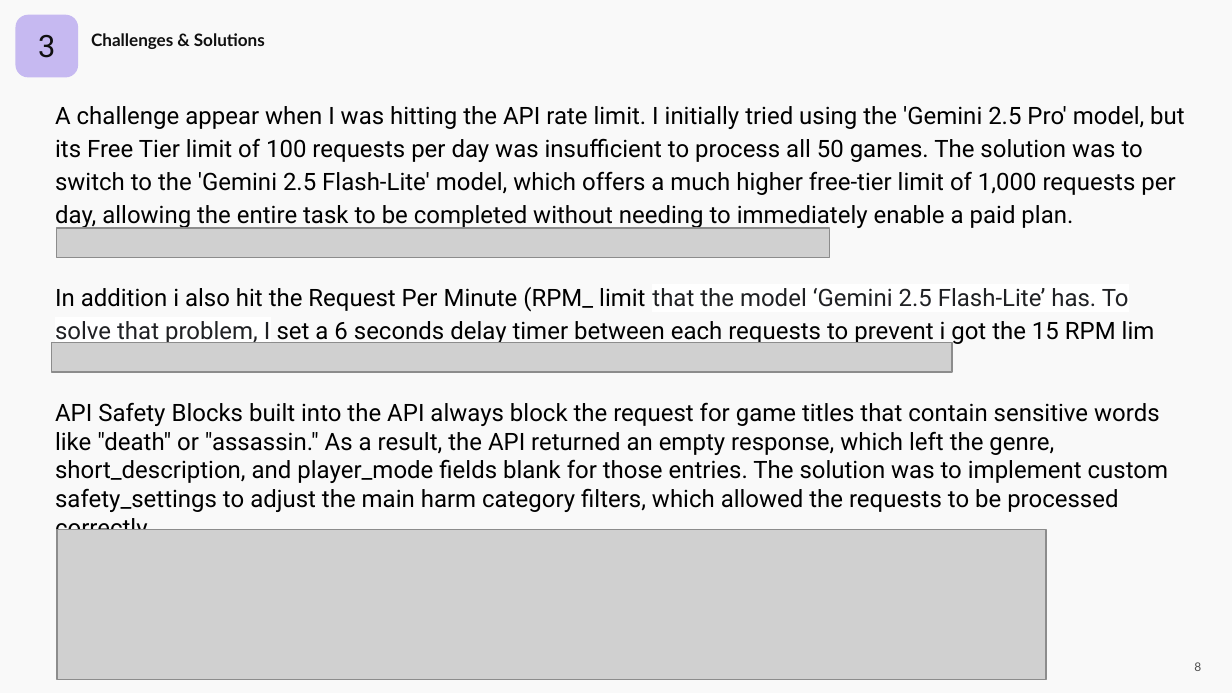
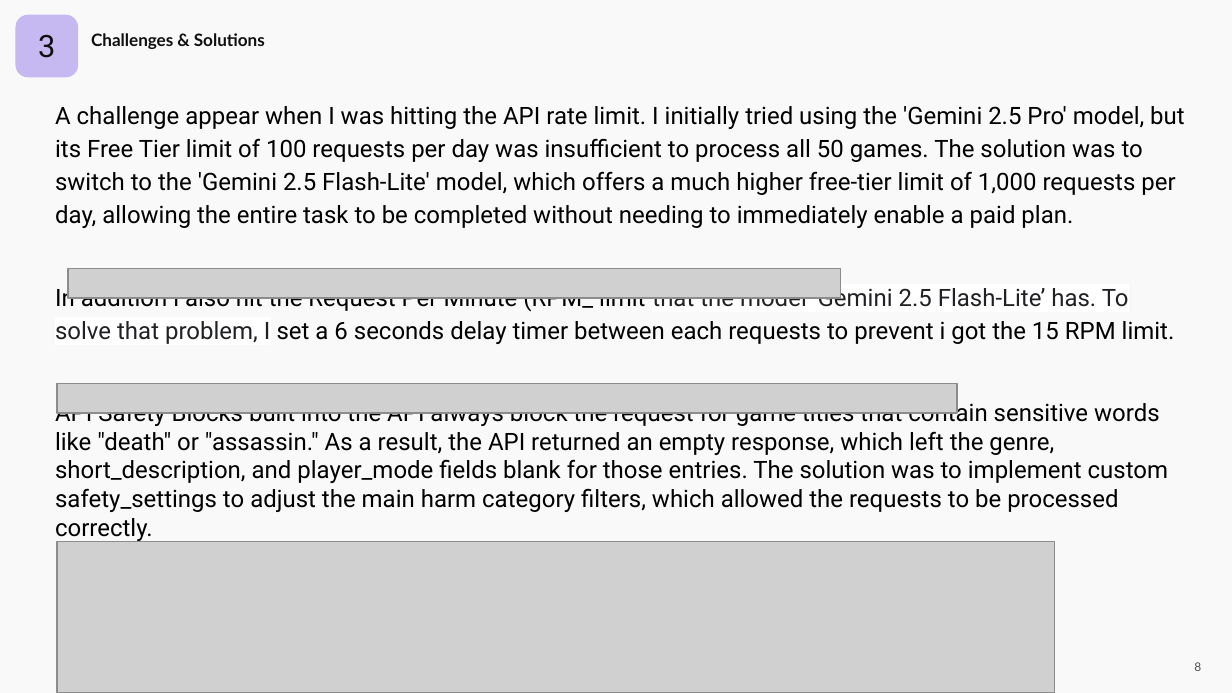
Before and after one commit to ImamSyabana/Eklipse-AI-Data-Optimization-Test, a slide deck: slide 8 of Google Slides Answer - Imam Sya'bana.pptx. Drawn at 1232x693 pixels with LibreOffice and Linux fonts; fonts in the diff are those of the drawing; grey boxes stand for pictures. Boxes give left, top, right and bottom in pixels: in the first picture for what was removed or moved away, otherwise in the second. Text is boxed around its words. In the diff, an @@ line names an element or a change of style, - is before the commit and + after.

```diff
--- a/Google Slides Answer - Imam Sya'bana.pptx
+++ b/Google Slides Answer - Imam Sya'bana.pptx
@@ picture: place and size @@
-picture at bbox=[57, 228, 829, 257]
+picture at bbox=[68, 269, 840, 298]
@@ text at bbox=[55, 284, 1175, 344]: spaces changed @@
-In addition i also hit the Request Per Minute (RPM_ limit that the model ‘Gemini 2.5 Flash-Lite’ has. To solve that problem, I set a 6 seconds delay timer between each requests to prevent i got the 15 RPM lim
-it.
+In addition i also hit the Request Per Minute (RPM_ limit that the model ‘Gemini 2.5 Flash-Lite’ has. To solve that problem, I set a 6 seconds delay timer between each requests to prevent i got the 15 RPM limit.
@@ picture: place and size @@
-picture at bbox=[52, 342, 952, 372]
+picture at bbox=[57, 383, 957, 413]
@@ picture: place and size @@
-picture at bbox=[57, 530, 1046, 680]
+picture at bbox=[57, 541, 1055, 692]
```
Also in this commit, not shown: 2 other slides changed, 20 other files.
